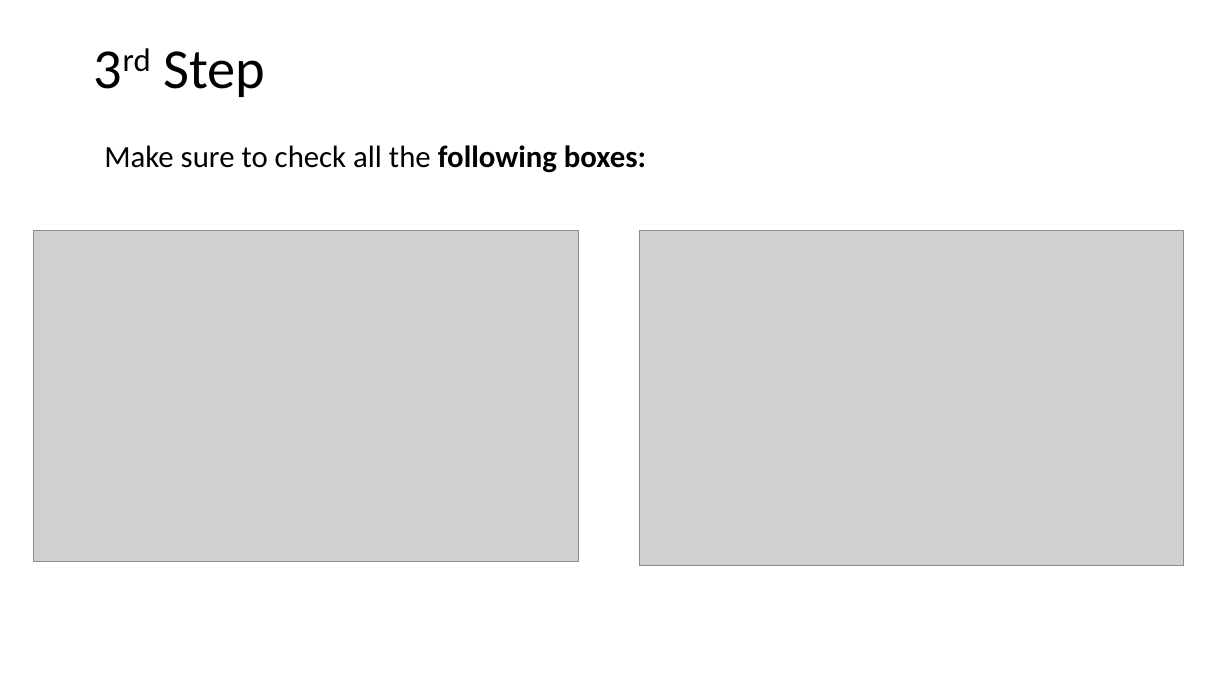
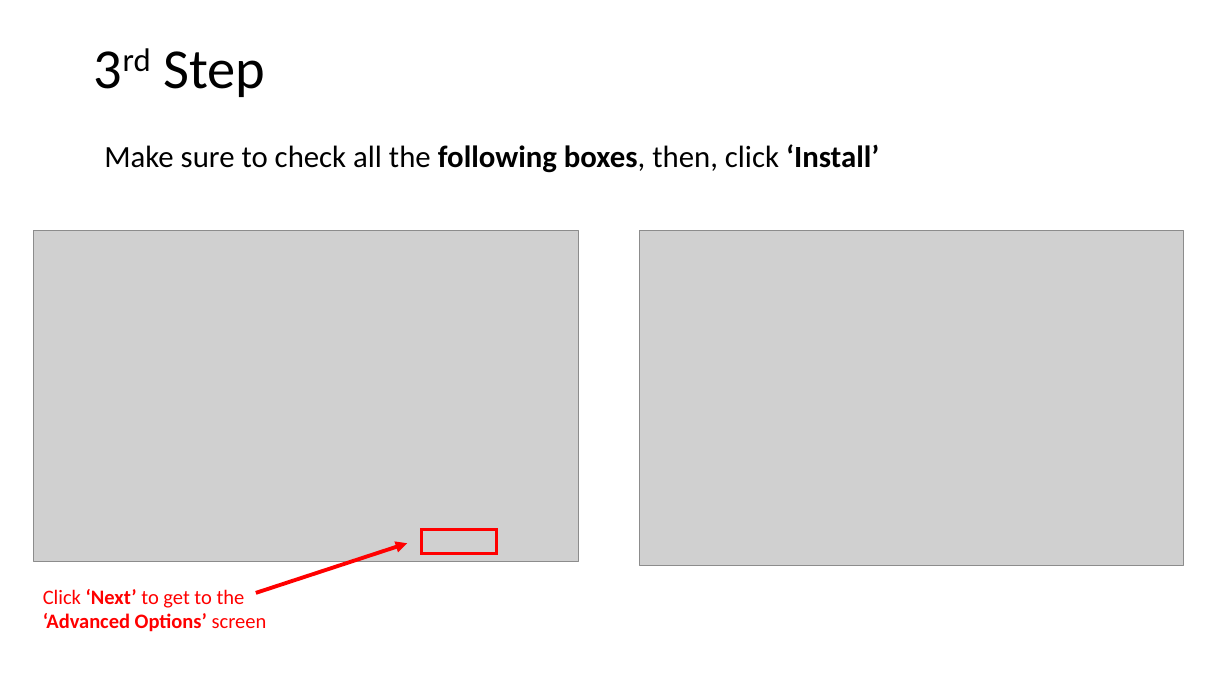
Before and after one commit to yahmlevi/ardom-1, a slide deck: slide 4 of simple_gui_ardom_integration/Set up new Python interpreter.pptx. Drawn at 1232x693 pixels with LibreOffice and Linux fonts; fonts in the diff are those of the drawing; grey boxes stand for pictures. Boxes give left, top, right and bottom in pixels: in the first picture for what was removed or moved away, otherwise in the second. Text is boxed around its words. In the diff, an @@ line names an element or a change of style, - is before the commit and + after.

```diff
--- a/simple_gui_ardom_integration/Set up new Python interpreter.pptx
+++ b/simple_gui_ardom_integration/Set up new Python interpreter.pptx
@@ text at bbox=[104, 144, 879, 173]: text changed @@
-Make sure to check all the following boxes:
+Make sure to check all the following boxes, then, click ‘Install’
@@ rectangle added at bbox=[421, 530, 496, 554], outline #FF0000 2.25 pt @@
@@ arrow added from (256, 593) to (408, 543), #FF0000 3 pt @@
@@ text added at bbox=[43, 589, 267, 632], 16 pt, text #FF0000, bold @@
+Click ‘Next’ to get to the ‘Advanced Options’ screen
```
Also in this commit, not shown: 5 other slides changed, 3 slides added, 2 other files.
